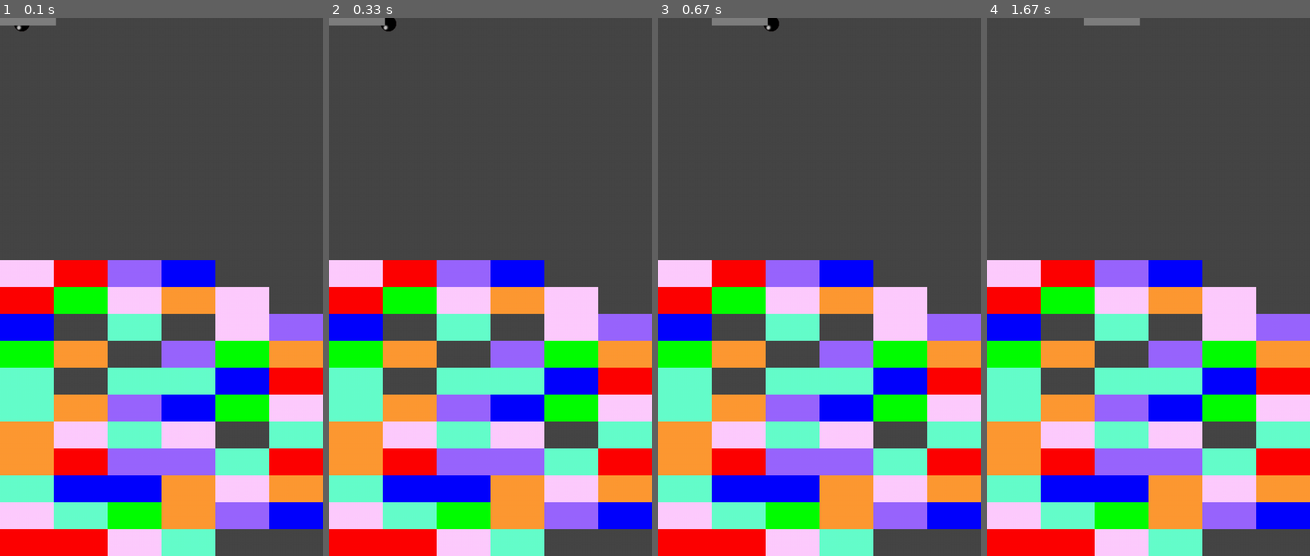
Above: before the commit, frames 1-4 (left to right).
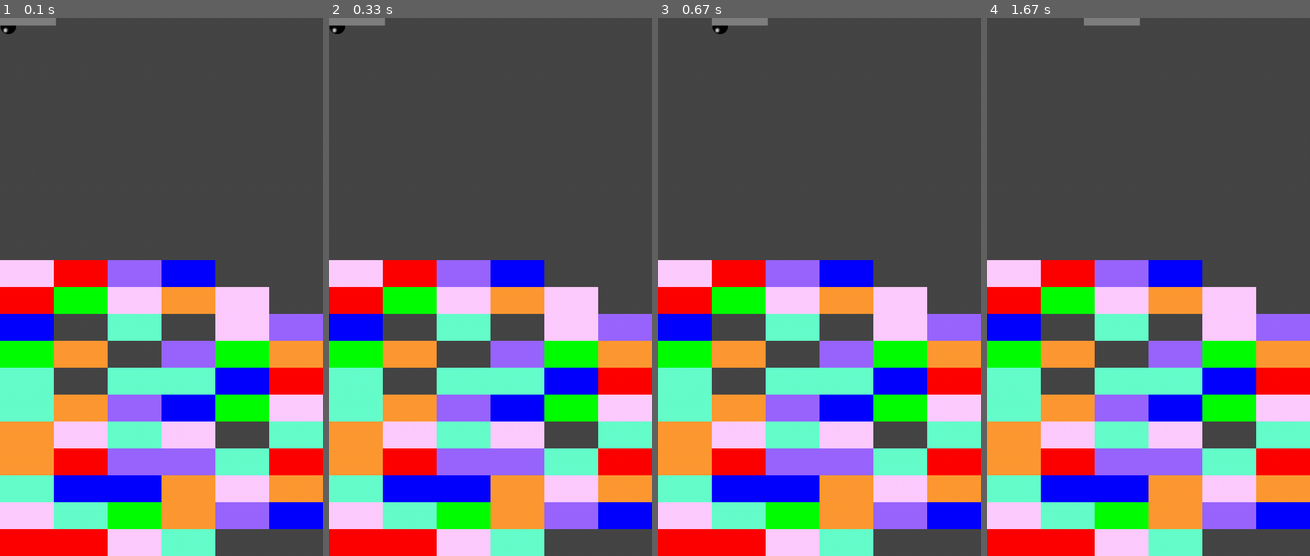
Above: after the commit, the same moments.

Repository: skillmcgregor/Brick-Break-Connor-Jaeho
Game: pygame game, started from pygamebrickbreak.py
Same seed, same stepped clock (60 frames per second), same inputs: the game is played once before the commit and once after it.
Inputs:
- Up to frame 1 (0.1 s): no input
- Up to frame 2 (0.33 s): no input
- Up to frame 3 (0.67 s): hold Right from 0.33 s (still down)
- Up to frame 4 (1.67 s): release Right at 0.8 s; hold Right 0.83-1.3 s; tap Space at 0.9, 1.2, 1.4 s; hold Left from 1.33 s (still down)

The runs differ from the first frame. In frame 1, 0.1% of the frame differs, in the area x 0-10%, y 1-3%; in frame 2, 0.1%, in the area x 0-21%, y 0-3%; in frame 3, 0.1%; in frame 4, nothing differs.

Commit message:
Add files via upload

Diff:
--- a/pygamebrickbreak.py
+++ b/pygamebrickbreak.py
@@ -10,7 +10,7 @@
 pygame.mixer.music.play(-1,0)
 
 size = width,height = 600,1000
-speed = [5,5]
+speed = [0,0]
 pspeed = [0,0]
 black = (70, 70, 70)
 red = (255, 0, 0)
@@ -57,23 +57,43 @@
 		if j < 9:
 			breaklist[i][j] = 1
 
-
 while True:
 	for event in pygame.event.get():
 		if event.type == pygame.QUIT:
 			sys.exit()
 		if event.type == pygame.KEYDOWN:
 			if event.key == pygame.K_RIGHT:
-				pspeed = [pspeed[0] + 5, pspeed[1]]
+				if speed[:] == pspeed[:]:
+					pspeed = [pspeed[0] + 5, pspeed[1]]
+					speed[:] = pspeed[:]
+				else:
+					pspeed = [pspeed[0] + 5, pspeed[1]]
 		if event.type == pygame. KEYUP:
 			if event.key == pygame.K_RIGHT:
-				pspeed = [0,0]
+				if speed[:] == pspeed[:]:
+					pspeed = [0,0]
+					speed[:] = pspeed[:]
+				else:
+					pspeed = [0,0]
 		if event.type == pygame.KEYDOWN:
 			if event.key == pygame.K_LEFT:
-				pspeed = [pspeed[0] - 5, pspeed[1]]
+				if speed[:] == pspeed[:]:
+					pspeed = [pspeed[0] - 5, pspeed[1]]
+					speed[:] = pspeed[:]
+				else:
+					pspeed = [pspeed[0] - 5, pspeed[1]]
 		if event.type == pygame.KEYUP:
 			if event.key == pygame.K_LEFT:
-				pspeed = [0,0]
+				if speed[:] == pspeed[:]:
+					pspeed = [0,0]
+					speed[:] = pspeed[:]
+				else:
+					pspeed = [0,0]
+		if event.type == pygame.KEYDOWN:
+			if event.key == pygame.K_SPACE:
+				if speed[:] == pspeed[:]:
+					speed = [5,5]
+
 	if (pygame.time.get_ticks() - lasttime > 10):
 		ballrect = ballrect.move(speed)
 		lasttime = pygame.time.get_ticks() #Update the timer so that it happens again in another 100 ticks
